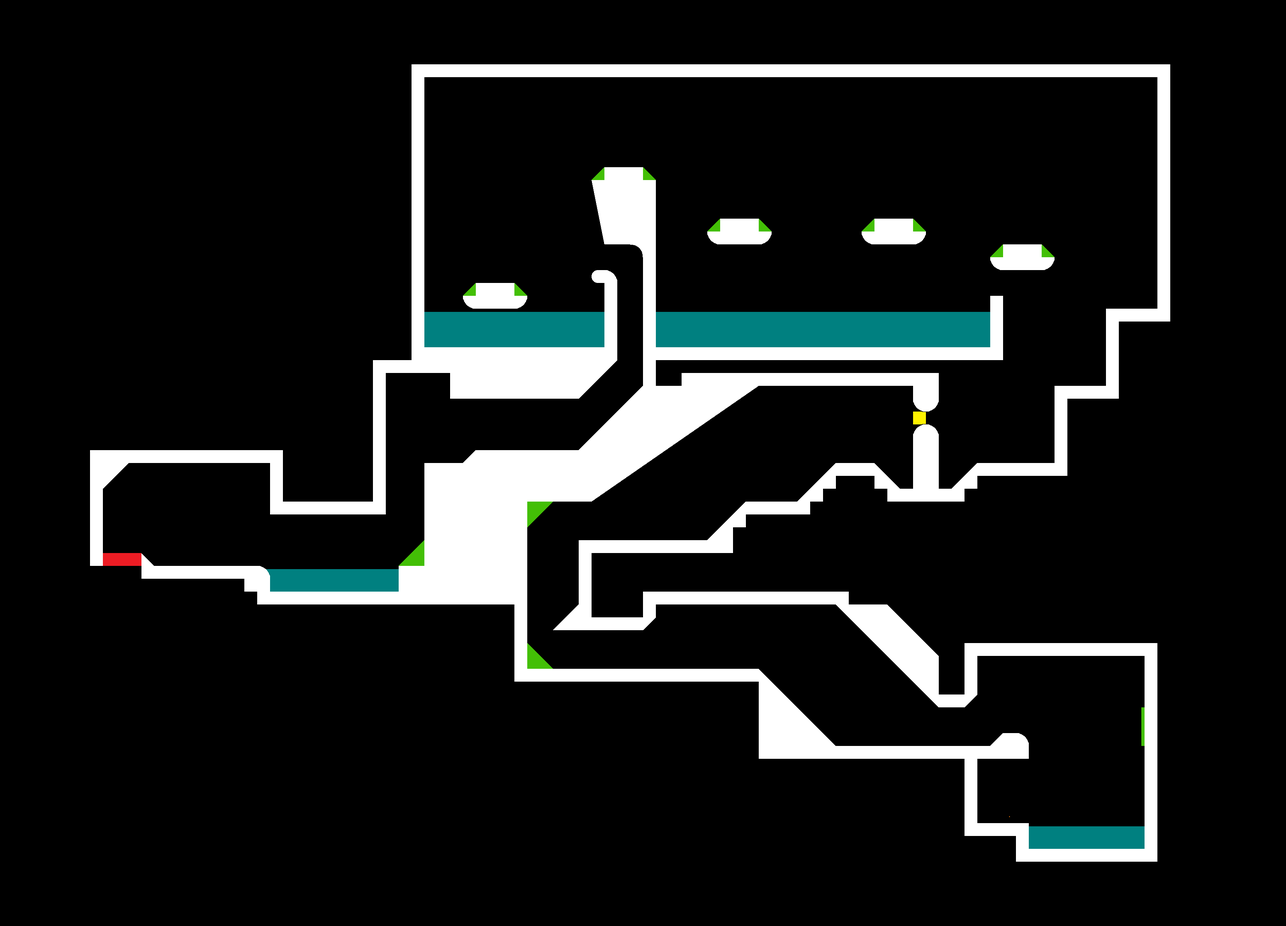
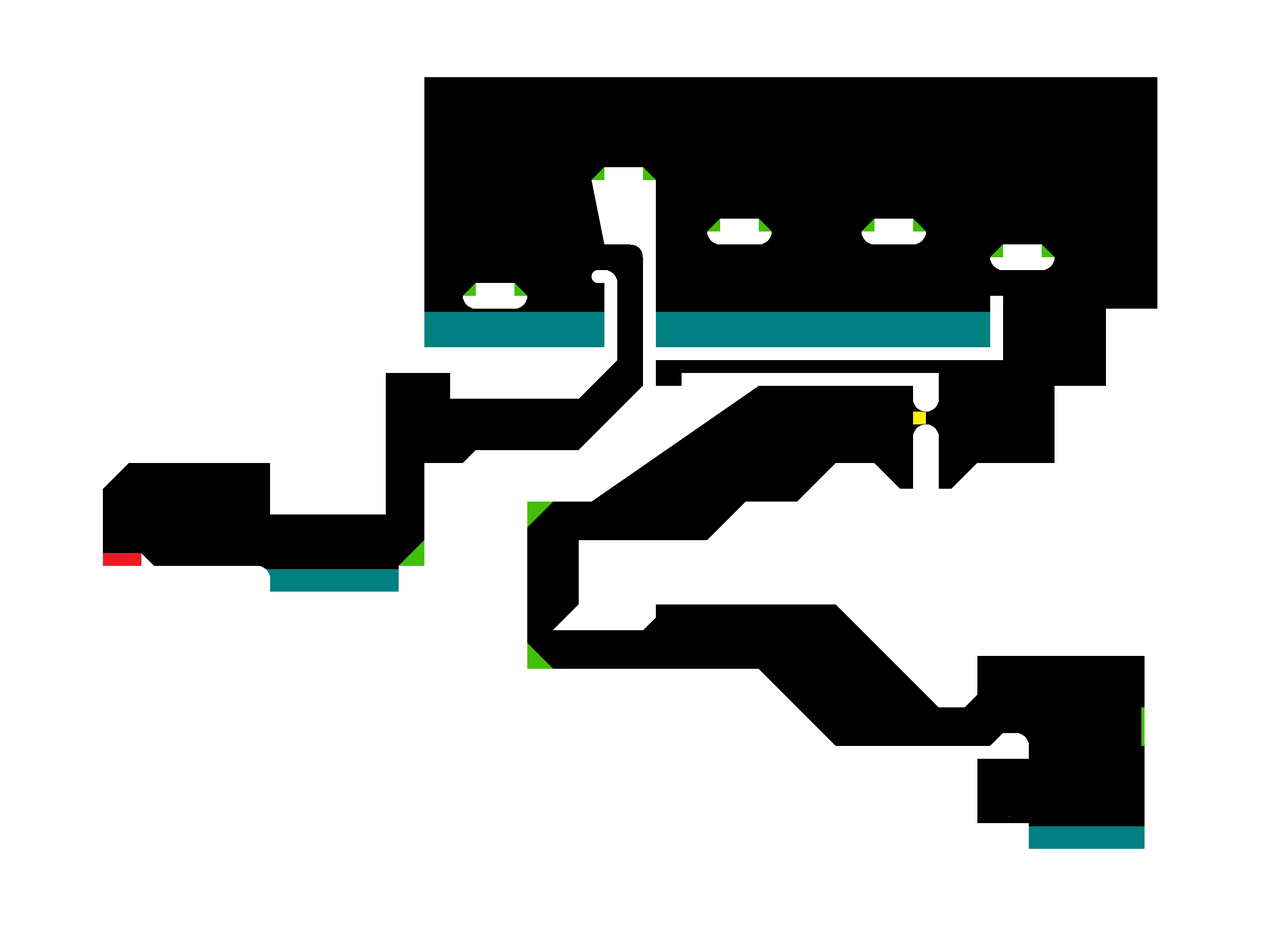
Before/after of a 1286 x 926 layered artwork. What changed in the layer stack:
added layer "Layer" above "Detail" over box(0, 0, 1286, 926)
